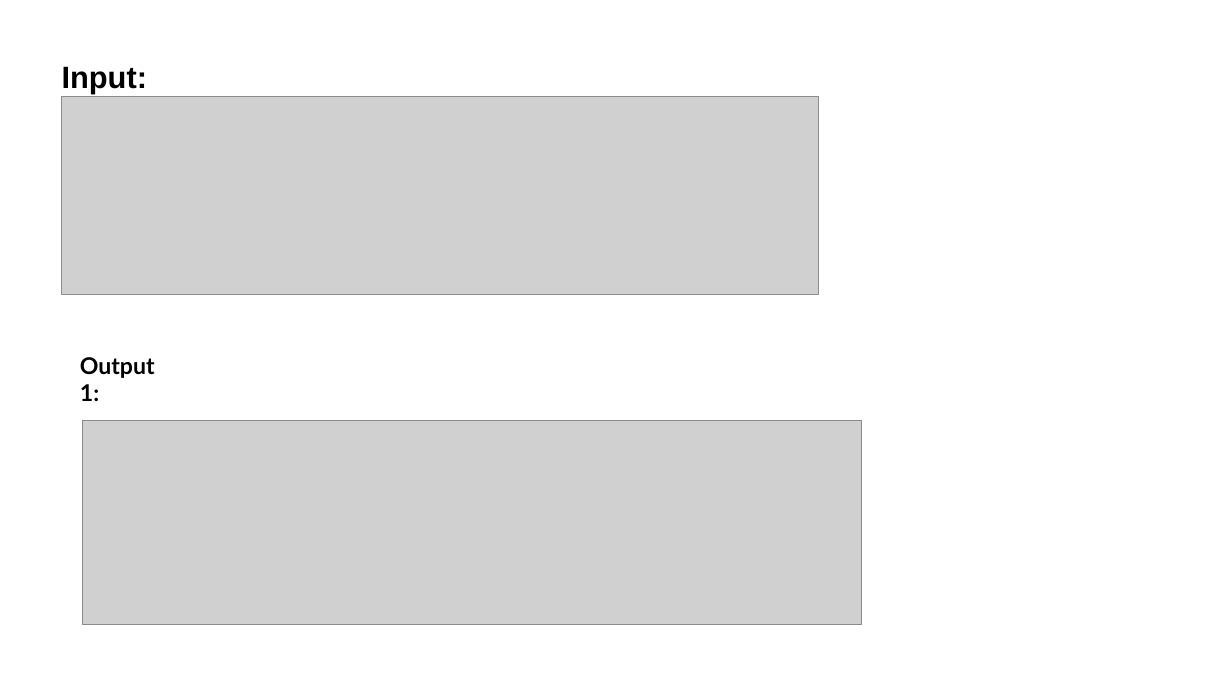
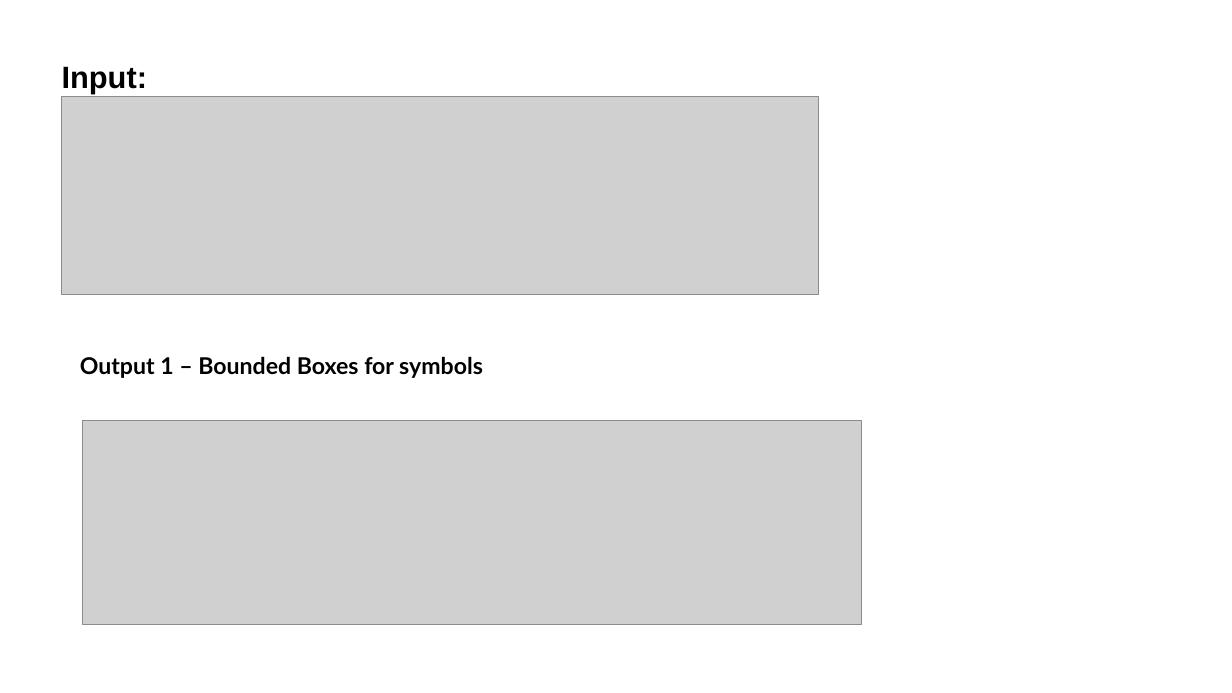
Before and after one commit to Tech4-Good/Step01_Learning, a slide deck: slide 8 of 04_ComputerVision/01_POC_Hexagon_AI_PID/AI for PDF extraction.pptx. Drawn at 1232x693 pixels with LibreOffice and Linux fonts; fonts in the diff are those of the drawing; grey boxes stand for pictures; background and template pictures are left out. Boxes give left, top, right and bottom in pixels: in the first picture for what was removed or moved away, otherwise in the second. Text is boxed around its words. In the diff, an @@ line names an element or a change of style, - is before the commit and + after.

```diff
--- a/04_ComputerVision/01_POC_Hexagon_AI_PID/AI for PDF extraction.pptx
+++ b/04_ComputerVision/01_POC_Hexagon_AI_PID/AI for PDF extraction.pptx
@@ text at box(80, 356, 483, 378): text changed @@
-Output 1:
+Output 1 – Bounded Boxes for symbols
```
Also in this commit, not shown: 8 other slides changed, 2 slides added, 1 slide removed, 15 other files.
